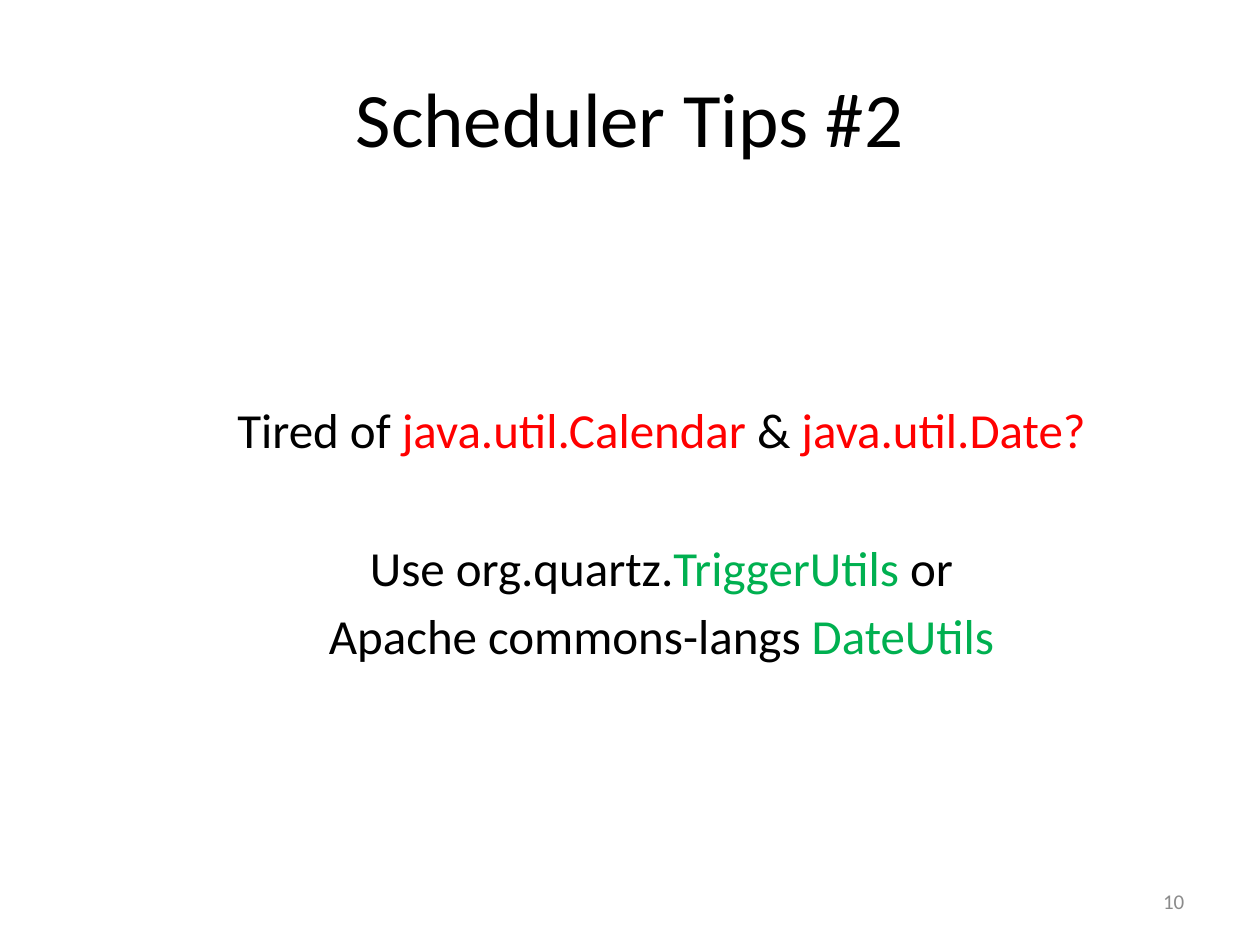
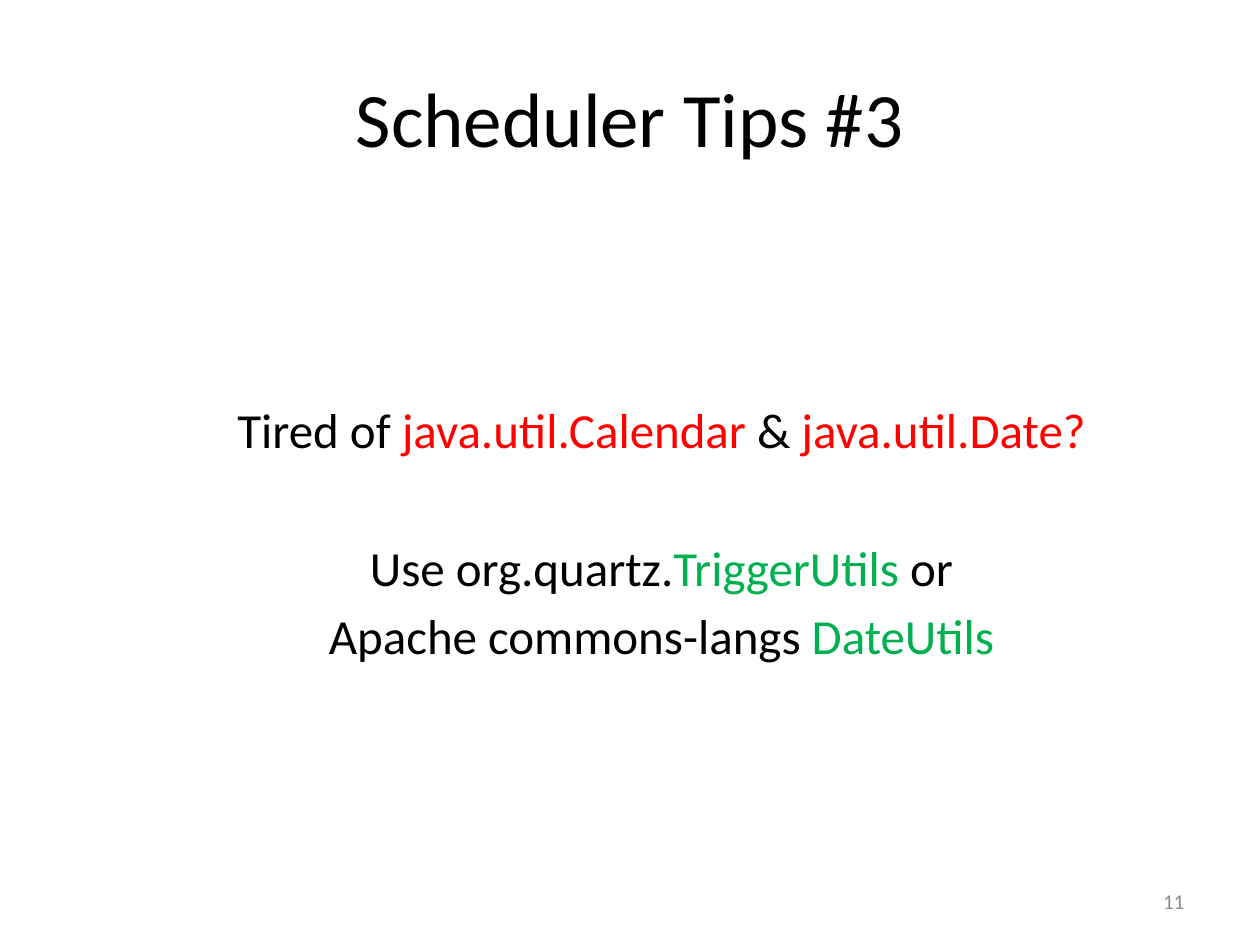
Before and after one commit to saltnlight5/myschedule.experiment, a slide deck: slide 11 of jug-quartz/JUG-QuartzScheduler.pptx (slide 10 before the commit). Drawn at 1260x945 pixels with LibreOffice and Linux fonts; fonts in the diff are those of the drawing. Boxes give left, top, right and bottom in pixels: in the first picture for what was removed or moved away, otherwise in the second. Text is boxed around its words. In the diff, an @@ line names an element or a change of style, - is before the commit and + after.

```diff
--- a/jug-quartz/JUG-QuartzScheduler.pptx
+++ b/jug-quartz/JUG-QuartzScheduler.pptx
@@ title at [356, 93, 903, 160]: text changed @@
-Scheduler Tips #2
+Scheduler Tips #3
@@ page number at [1163, 895, 1184, 909]: text changed @@
-10
+11
```
Also in this commit, not shown: 5 other slides changed, 1 slide added, 9 other files.
